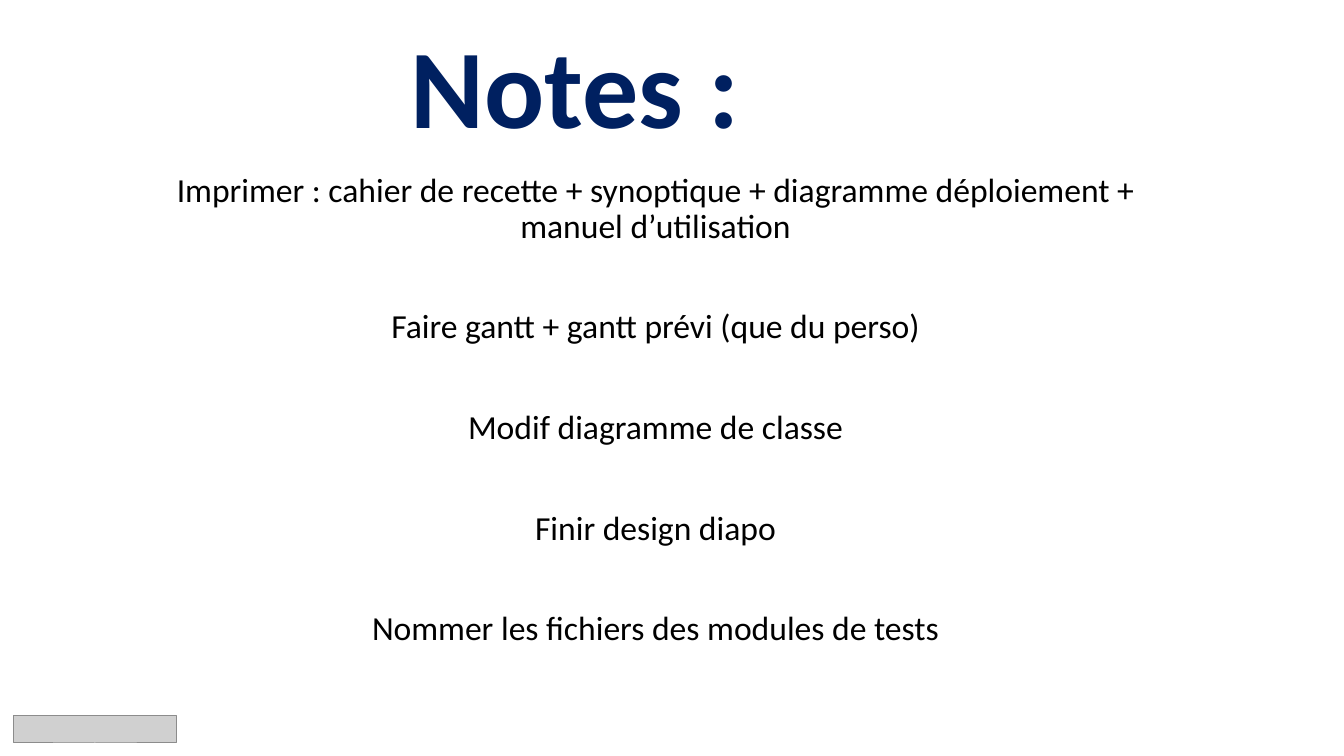
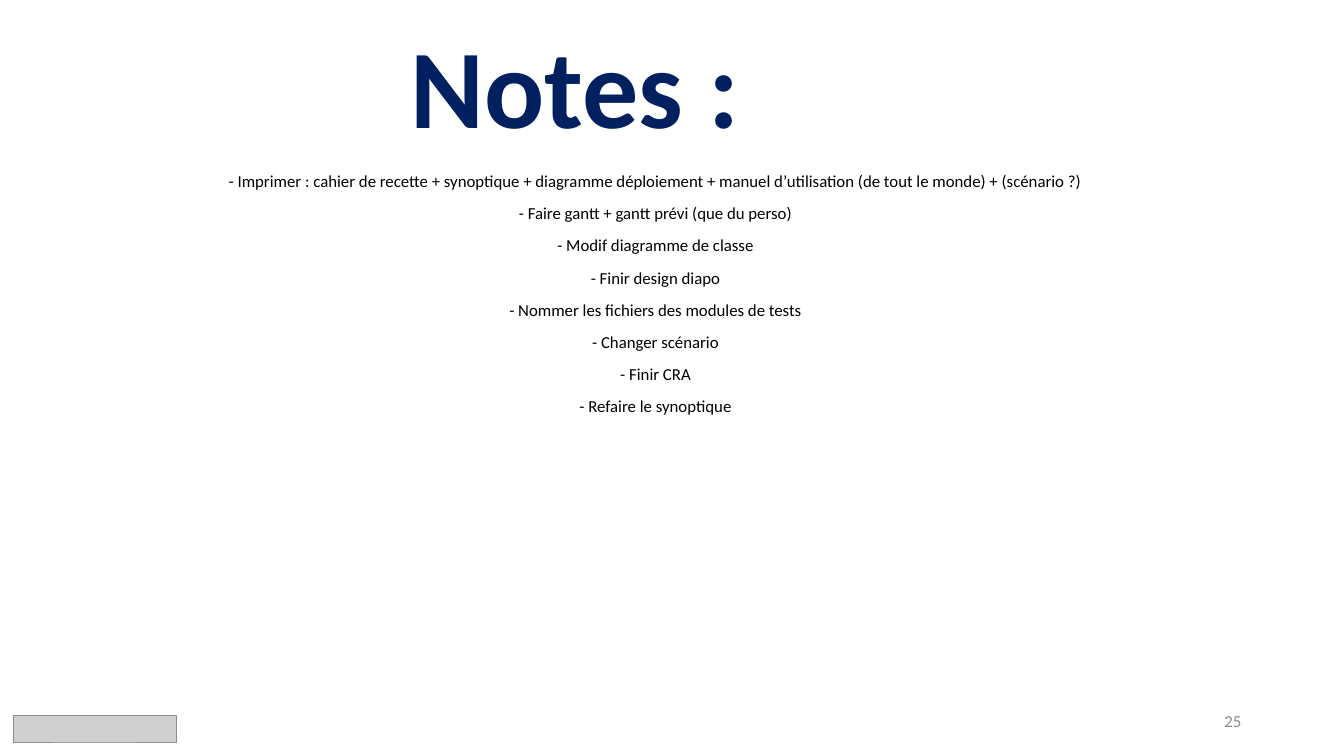
Before and after one commit to LeducJean/ProjetDMX, a slide deck: slide 25 of documentation/Diapo projetDMX.pptx. Drawn at 1344x756 pixels with LibreOffice and Linux fonts; fonts in the diff are those of the drawing; grey boxes stand for pictures. Boxes give left, top, right and bottom in pixels: in the first picture for what was removed or moved away, otherwise in the second. Text is boxed around its words. In the diff, an @@ line names an element or a change of style, - is before the commit and + after.

Commit message:
maj commentaire code + diapo + new doc install manuel + new synoptique global

```diff
--- a/documentation/Diapo projetDMX.pptx
+++ b/documentation/Diapo projetDMX.pptx
@@ subtitle at [238,175,1064,415]: text changed; size 24 to 12 pt @@
-Imprimer : cahier de recette + synoptique + diagramme déploiement + manuel d’utilisation
-Faire gantt + gantt prévi (que du perso)
-Modif diagramme de classe
-Finir design diapo
-Nommer les fichiers des modules de tests
+- Imprimer : cahier de recette + synoptique + diagramme déploiement + manuel d’utilisation (de tout le monde) + (scénario ?)
+- Faire gantt + gantt prévi (que du perso)
+- Modif diagramme de classe
+- Finir design diapo
+- Nommer les fichiers des modules de tests
+- Changer scénario
+- Finir CRA
+- Refaire le synoptique
@@ page number added at [1224,716,1241,727], 12 pt, text #8C8C8C @@
+25
```
Also in this commit, not shown: 22 other slides changed, 5 other files.
